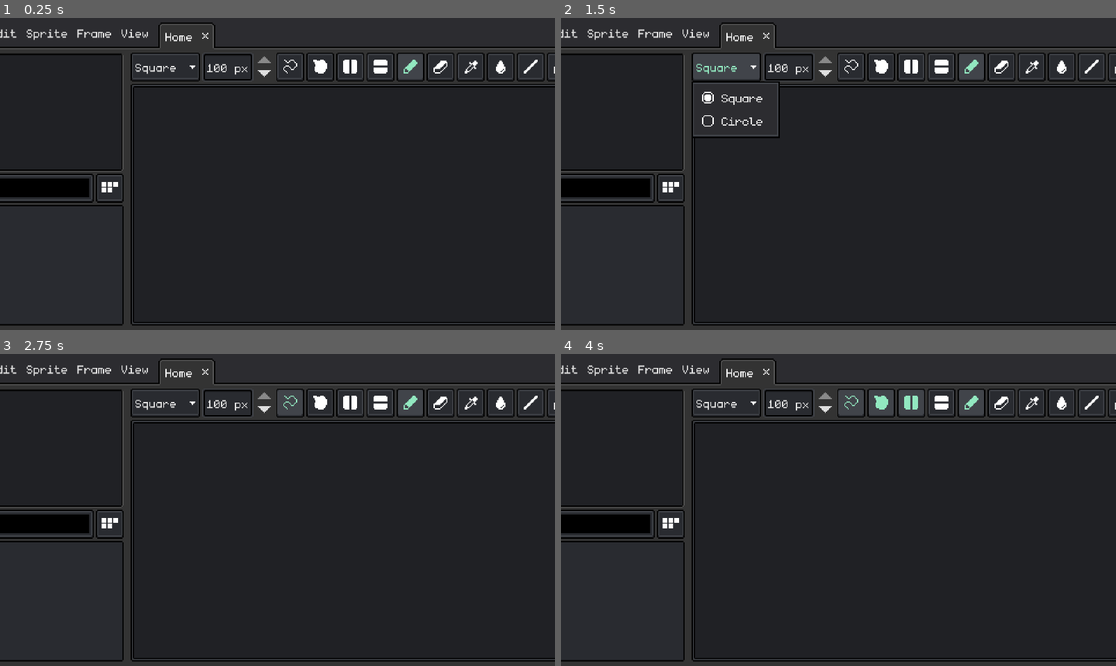
Above: before the commit, frames 1-4 (two rows, left to right).
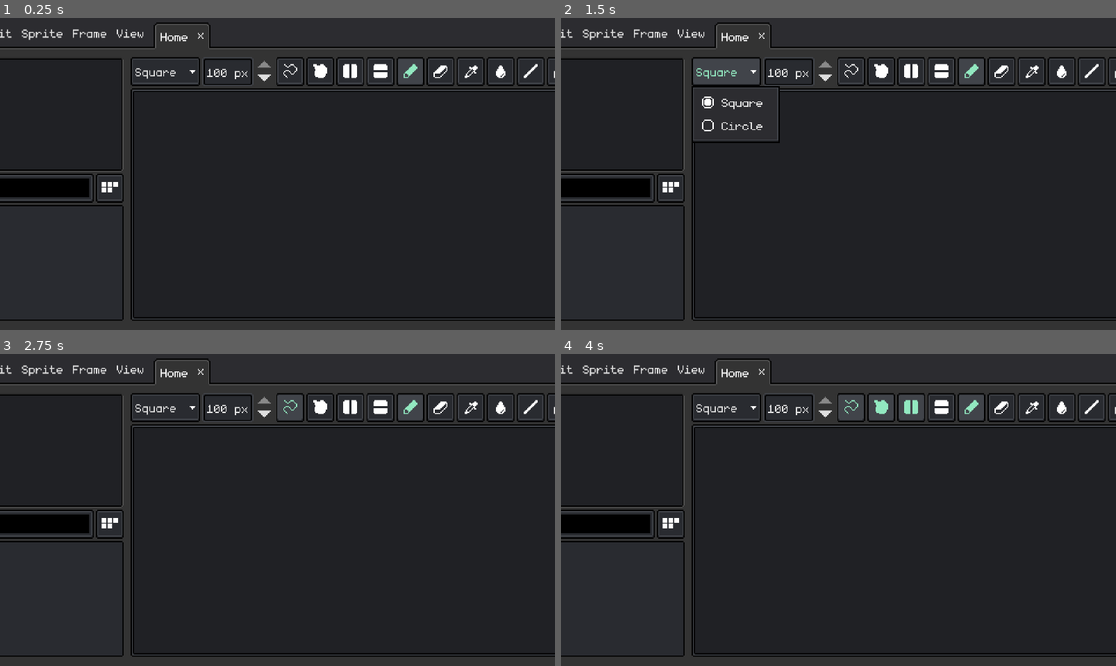
Above: after the commit, the same moments.

Repository: WirelessNine/Pixel-Sprite
Game: Godot game, scene res://scenes/main/main.tscn
The game is run twice, just before and just after one commit, with the same random seed, the same clock (stepped at 60 frames per second) and the same inputs.
Inputs (mouse positions are in pixels of both pictures, inside the frame that each line leads up to; where the layout moved, square brackets give the same spot in the first picture):
- Up to frame 1 (0.25 s): no input
- Up to frame 2 (1.5 s): click (672, 189) at 0.5 s; click "Square" at 1.25 s
- Up to frame 3 (2.75 s): click (288, 407) [288, 403] at 2 s
- Up to frame 4 (4 s): click (882, 407) [882, 403] at 2.75 s; click (910, 407) [910, 403] at 3.5 s

The runs differ from the first frame. In frame 1, 5.7% of the frame differs, in the area x 0-100%, y 1-99%; in frame 2, 6.2%; in frame 3, 5.7%; in frame 4, 5.7%.

Commit message:
Add home screen

Diff:
--- a/resources/visual/theme/styleboxes/panel/foreground.tres
+++ b/resources/visual/theme/styleboxes/panel/foreground.tres
@@ -4,8 +4,8 @@
 
 [resource]
 texture = ExtResource("1_jcuih")
-texture_margin_left = 4.0
-texture_margin_top = 5.0
-texture_margin_right = 4.0
-texture_margin_bottom = 4.0
+texture_margin_left = 8.0
+texture_margin_top = 9.0
+texture_margin_right = 8.0
+texture_margin_bottom = 8.0
 region_rect = Rect2(16, 0, 16, 16)
--- a/resources/visual/theme/theme.tres
+++ b/resources/visual/theme/theme.tres
@@ -22,6 +22,7 @@
 [ext_resource type="StyleBox" uid="uid://dasa6peb8mllx" path="res://resources/visual/theme/styleboxes/panel/popup.tres" id="7_2cytp"]
 [ext_resource type="Texture2D" uid="uid://clg4i0ph55krd" path="res://resources/visual/theme/atlases/down.tres" id="7_7l0tg"]
 [ext_resource type="StyleBox" uid="uid://rmdpejrxe3uy" path="res://resources/visual/theme/styleboxes/button/tab_normal.tres" id="8_fbrr7"]
+[ext_resource type="Texture2D" uid="uid://dw0302lcwkc0q" path="res://assets/spritesheets/theme.png" id="8_nkwpq"]
 [ext_resource type="Texture2D" uid="uid://ddf8v30ma8mjb" path="res://resources/visual/theme/atlases/close.tres" id="8_wr31a"]
 [ext_resource type="StyleBox" uid="uid://dnfw5hce3pxb4" path="res://resources/visual/theme/styleboxes/button/tab_pressed.tres" id="9_wr31a"]
 [ext_resource type="Texture2D" uid="uid://bhxnx6x6wi5qq" path="res://resources/visual/theme/atlases/radio_checked.tres" id="12_b1wjm"]
@@ -30,6 +31,14 @@
 [ext_resource type="Texture2D" uid="uid://3nhotvjlewpn" path="res://resources/visual/theme/atlases/spin_up.tres" id="13_v4mmg"]
 [ext_resource type="StyleBox" uid="uid://dfs4vf0m1qh2x" path="res://resources/visual/theme/styleboxes/panel/group.tres" id="18_adc10"]
 [ext_resource type="StyleBox" uid="uid://tdhs1cb1ckq2" path="res://resources/visual/theme/styleboxes/separator/v_separator.tres" id="18_g0vgt"]
+
+[sub_resource type="StyleBoxTexture" id="StyleBoxTexture_8do48"]
+texture = ExtResource("8_nkwpq")
+texture_margin_left = 4.0
+texture_margin_top = 4.0
+texture_margin_right = 4.0
+texture_margin_bottom = 4.0
+region_rect = Rect2(0, 16, 16, 16)
 
 [resource]
 default_font = ExtResource("5_qvm3q")
@@ -46,6 +55,13 @@
 CheckBox/icons/unchecked = ExtResource("6_uk5rh")
 HSplitContainer/constants/separation = 4
 HSplitContainer/icons/grabber = ExtResource("4_gfnlg")
+ItemList/styles/focus = ExtResource("1_fnphd")
+ItemList/styles/hovered = SubResource("StyleBoxTexture_8do48")
+ItemList/styles/hovered_selected = SubResource("StyleBoxTexture_8do48")
+ItemList/styles/hovered_selected_focus = SubResource("StyleBoxTexture_8do48")
+ItemList/styles/panel = ExtResource("4_2fqcs")
+ItemList/styles/selected = ExtResource("3_8pfkj")
+ItemList/styles/selected_focus = ExtResource("3_8pfkj")
 LineEdit/styles/focus = ExtResource("1_fnphd")
 LineEdit/styles/normal = ExtResource("5_tufs7")
 MenuBar/colors/font_hover_color = Color(0.73300475, 0.73300564, 0.733005, 1)
--- /dev/null
+++ b/scenes/main/home_screen.tscn
@@ -0,0 +1,59 @@
+[gd_scene format=3 uid="uid://c0nndytlfkolw"]
+
+[ext_resource type="Texture2D" uid="uid://dum2fl4dunfxh" path="res://resources/visual/icons/draw.tres" id="1_r4c7q"]
+
+[sub_resource type="LabelSettings" id="LabelSettings_r4c7q"]
+
+[sub_resource type="LabelSettings" id="LabelSettings_coh76"]
+font_color = Color(0.62152386, 0.62152386, 0.6215238, 1)
+
+[node name="HomeScreen" type="VBoxContainer" unique_id=1268216661]
+anchors_preset = 15
+anchor_right = 1.0
+anchor_bottom = 1.0
+grow_horizontal = 2
+grow_vertical = 2
+metadata/_edit_lock_ = true
+
+[node name="TitleHBox" type="HBoxContainer" parent="." unique_id=1020699410]
+layout_mode = 2
+theme_type_variation = &"h_box_small"
+
+[node name="Icon" type="TextureRect" parent="TitleHBox" unique_id=572379198]
+custom_minimum_size = Vector2(32, 32)
+layout_mode = 2
+texture = ExtResource("1_r4c7q")
+
+[node name="Title" type="Label" parent="TitleHBox" unique_id=681280675]
+custom_minimum_size = Vector2(50, 0)
+layout_mode = 2
+text = "Pixel
+Sprite"
+label_settings = SubResource("LabelSettings_r4c7q")
+
+[node name="Button" type="Button" parent="TitleHBox" unique_id=1751987593]
+layout_mode = 2
+text = "Create File"
+
+[node name="Button2" type="Button" parent="TitleHBox" unique_id=615236966]
+layout_mode = 2
+text = "Open File"
+
+[node name="Title2" type="Label" parent="TitleHBox" unique_id=623366731]
+custom_minimum_size = Vector2(50, 0)
+layout_mode = 2
+size_flags_horizontal = 3
+size_flags_vertical = 1
+text = "WirelessNine <3"
+label_settings = SubResource("LabelSettings_coh76")
+horizontal_alignment = 2
+
+[node name="Label" type="Label" parent="." unique_id=1736154075]
+custom_minimum_size = Vector2(0, 25)
+layout_mode = 2
+text = "Recent Files"
+vertical_alignment = 2
+
+[node name="RecentFiles" type="ItemList" parent="." unique_id=1642459883]
+layout_mode = 2
+size_flags_vertical = 3
--- a/scenes/main/main.gd
+++ b/scenes/main/main.gd
@@ -1,4 +1,6 @@
 extends Control
+
+const HOME_TITLE: String = "Home"
 
 @onready var menu_bar: MenuBar = %MenuBar
 
@@ -9,6 +11,9 @@
 @onready var view_menu: PopupMenu = %View
 
 @onready var tabs: TabBar = %Tabs
+
+@onready var home_screen: VBoxContainer = %HomeScreen
+@onready var drawing_editor: HSplitContainer = %DrawingEditor
 
 
 func _ready() -> void:
@@ -28,12 +33,17 @@
 		get_window().content_scale_factor = 2.0
 
 
+func _show_home_screen() -> void:
+	home_screen.show()
+	drawing_editor.hide()
+
+
 func _create_home_tab() -> void:
 	for x: int in tabs.tab_count:
-		if tabs.get_tab_title(x) == "Home":
+		if tabs.get_tab_title(x) == HOME_TITLE:
 			return
 
-	tabs.add_tab("Home")
+	tabs.add_tab(HOME_TITLE)
 	var tab_id: int = tabs.tab_count - 1
 
 	tabs.move_tab(tab_id, 0)
@@ -78,3 +88,10 @@
 	edit_menu.add_separator()
 
 	edit_menu.add_item("Settings")
+
+
+func _on_tab_changed(tab: int) -> void:
+	var title: String = tabs.get_tab_title(tab)
+
+	if title == HOME_TITLE:
+		_show_home_screen()
--- a/scenes/main/main.tscn
+++ b/scenes/main/main.tscn
@@ -2,6 +2,7 @@
 
 [ext_resource type="Script" uid="uid://dic3hu35lw2cf" path="res://scenes/main/main.gd" id="1_hyk8p"]
 [ext_resource type="PackedScene" uid="uid://ck0868ug76xeu" path="res://scenes/main/drawing_editor.tscn" id="2_iuonh"]
+[ext_resource type="PackedScene" uid="uid://c0nndytlfkolw" path="res://scenes/main/home_screen.tscn" id="2_k2fmo"]
 
 [node name="Main" type="PanelContainer" unique_id=122593638]
 anchors_preset = 15
@@ -70,6 +71,13 @@
 layout_mode = 2
 size_flags_vertical = 3
 theme_type_variation = &"panel_foreground"
+metadata/_edit_lock_ = true
+
+[node name="HomeScreen" parent="MainVBox/ScreensPanel" unique_id=1268216661 instance=ExtResource("2_k2fmo")]
+unique_name_in_owner = true
+visible = false
+layout_mode = 2
 
 [node name="DrawingEditor" parent="MainVBox/ScreensPanel" unique_id=1333880969 instance=ExtResource("2_iuonh")]
+unique_name_in_owner = true
 layout_mode = 2
Not shown, changed: kanban_tasks_data.kanban
